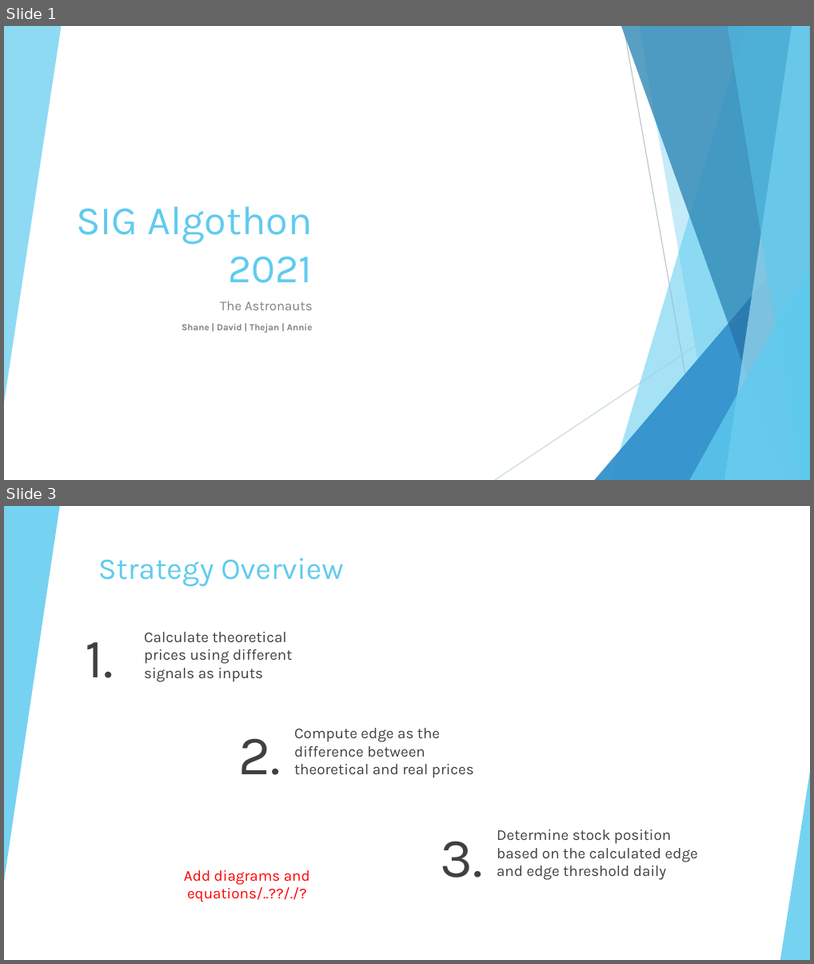
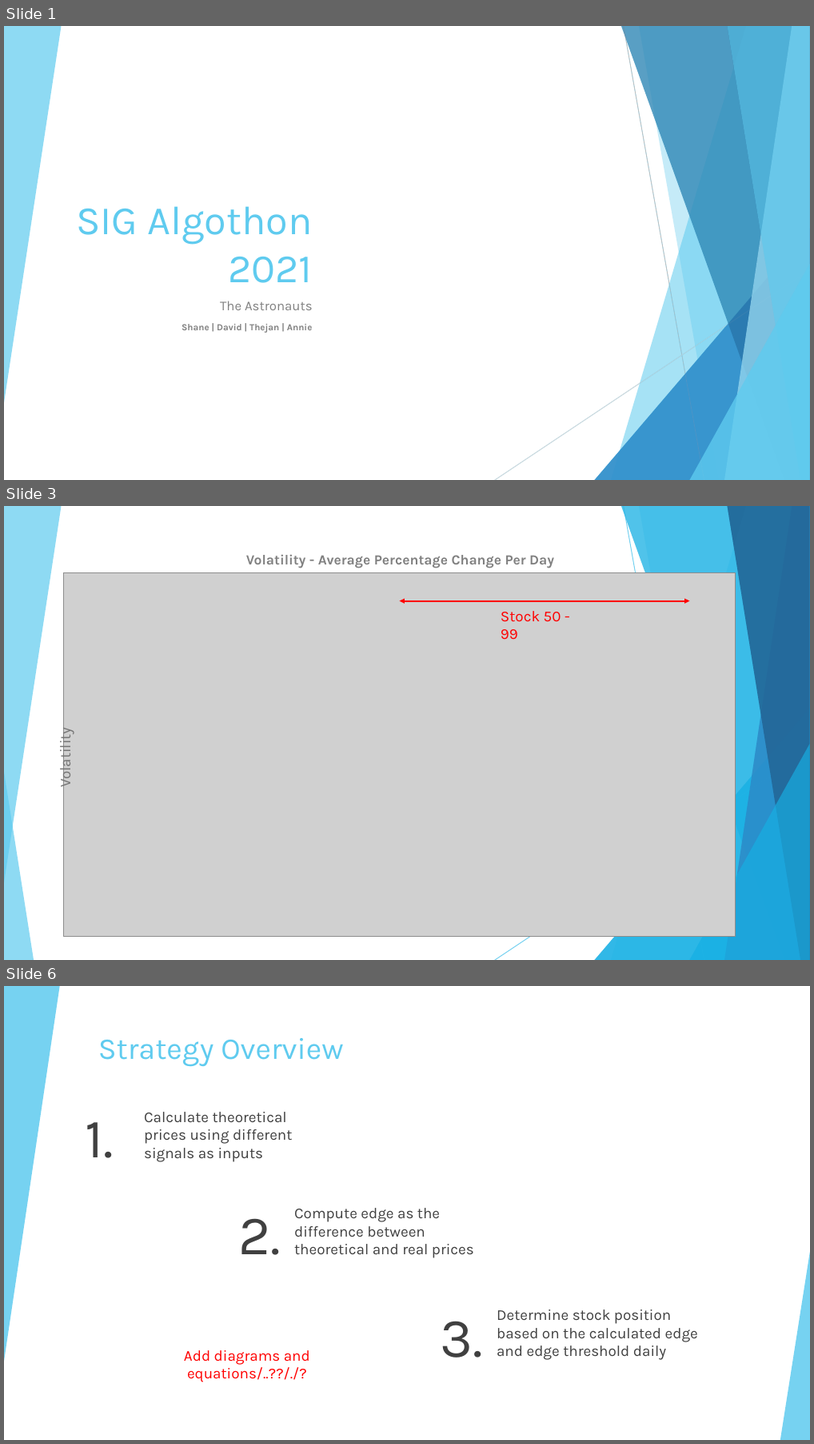
Before and after one commit to xhua7999/Astronauts---Sig-Algothon-2021, a slide deck: Astronauts_sig.pptx. Shown one above the other, each under a label of ours: slides 1 and 3 before the commit, slides 1, 3 and 6 after it; the slides between them are not shown. The pictures are 814x964 and 814x1444 pixels, drawn with LibreOffice and Linux fonts; fonts in the diff are those of the drawing; grey boxes stand for pictures; background and template pictures are left out. Boxes give left, top, right and bottom in pixels: in the first picture for what was removed or moved away, otherwise in the second. Text is boxed around its words. In the diff, an @@ line names an element or a change of style, - is before the commit and + after.

```diff
--- a/Astronauts_sig.pptx
+++ b/Astronauts_sig.pptx
@@ slide 3 added at (4,506,810,960), background #FFFFFF; not listed: 10 template elements that a slide beside it also shows @@
@@ picture added at (64,572,736,936) @@
@@ text added at (246,555,554,568), 16.6 pt, text #808080, bold @@
+Volatility - Average Percentage Change Per Day
@@ double arrow added from (400, 601) to (690, 601), #FF0000 2 pt @@
@@ text added at (501,611,562,639), 18 pt, text #FF0000 @@
+Stock 50 - 99
@@ text added at (55,732,75,786), 18 pt, text #767676 @@
+Volatility
@@ group added at (4,506,810,960): 6 freeform shapes, 2 lines, 2 triangles @@
@@ what was slide 3 is now slide 6 @@
```
Also in this commit, not shown: 1 slide changed, 2 other slides added.
